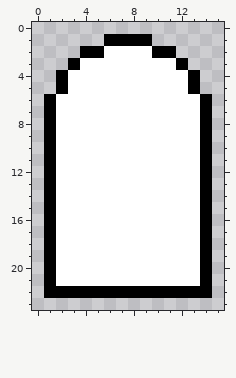
One commit to this pixel-art sprite: sprites.gif. Above, as it was before the edit.
The file is 16x24 pixels.
After the commit:
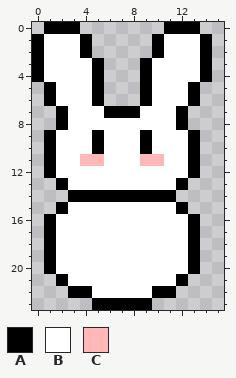
Palette (. is transparent): A #000000  B #ffffff  C #ffb7b7
Changes in this commit:
@@ x 0..15 @@
- 0 ................
- 1 ......AAAA......
- 2 ....AABBBBAA....
- 3 ...ABBBBBBBBA...
- 4 ..ABBBBBBBBBBA..
- 5 ..ABBBBBBBBBBA..
- 6 .ABBBBBBBBBBBBA.
- 7 .ABBBBBBBBBBBBA.
- 8 .ABBBBBBBBBBBBA.
- 9 .ABBBBBBBBBBBBA.
-10 .ABBBBBBBBBBBBA.
-11 .ABBBBBBBBBBBBA.
-12 .ABBBBBBBBBBBBA.
-13 .ABBBBBBBBBBBBA.
-14 .ABBBBBBBBBBBBA.
-15 .ABBBBBBBBBBBBA.
-16 .ABBBBBBBBBBBBA.
-17 .ABBBBBBBBBBBBA.
-18 .ABBBBBBBBBBBBA.
-19 .ABBBBBBBBBBBBA.
-20 .ABBBBBBBBBBBBA.
-21 .ABBBBBBBBBBBBA.
-22 .AAAAAAAAAAAAAA.
-23 ................
+ 0 .AAA.......AAA..
+ 1 ABBBA.....ABBBA.
+ 2 ABBBA.....ABBBA.
+ 3 ABBBBA...ABBBBA.
+ 4 ABBBBA...ABBBBA.
+ 5 .ABBBA...ABBBA..
+ 6 .ABBBA...ABBBA..
+ 7 ..ABBBAAABBBA...
+ 8 ..ABBBBBBBBBA...
+ 9 .ABBBABBBABBBA..
+10 .ABBBABBBABBBA..
+11 .ABBCCBBBCCBBA..
+12 .ABBBBBBBBBBBA..
+13 ..ABBBBBBBBBA...
+14 ...AAAAAAAAA....
+15 ..ABBBBBBBBBA...
+16 .ABBBBBBBBBBBA..
+17 .ABBBBBBBBBBBA..
+18 .ABBBBBBBBBBBA..
+19 .ABBBBBBBBBBBA..
+20 .ABBBBBBBBBBBA..
+21 ..ABBBBBBBBBA...
+22 ...AABBBBBAA....
+23 .....AAAAA......
Boxes around the changes in both pictures, in picture pixels (x1, y1, x2, y2):
changed: (32, 22, 212, 310)
